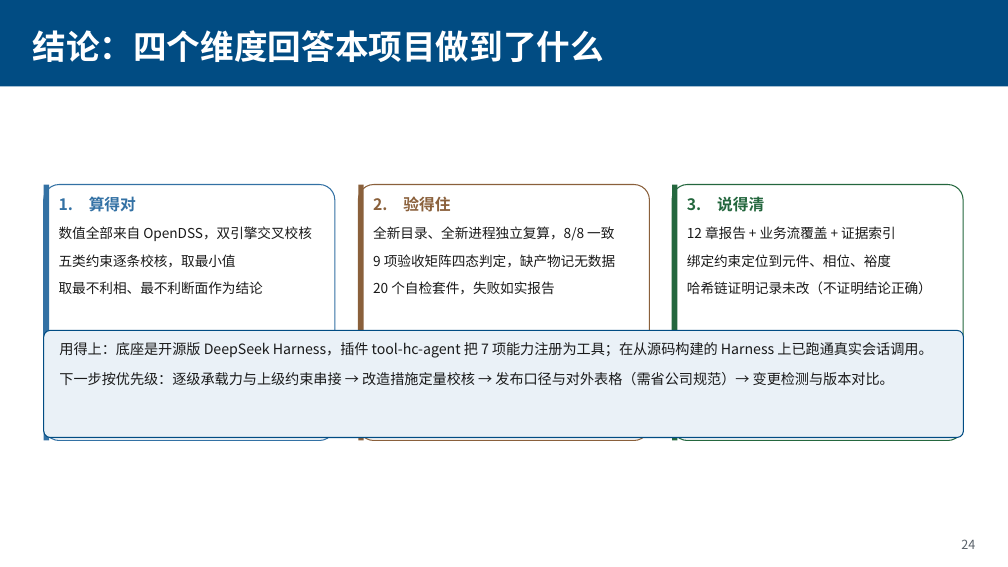
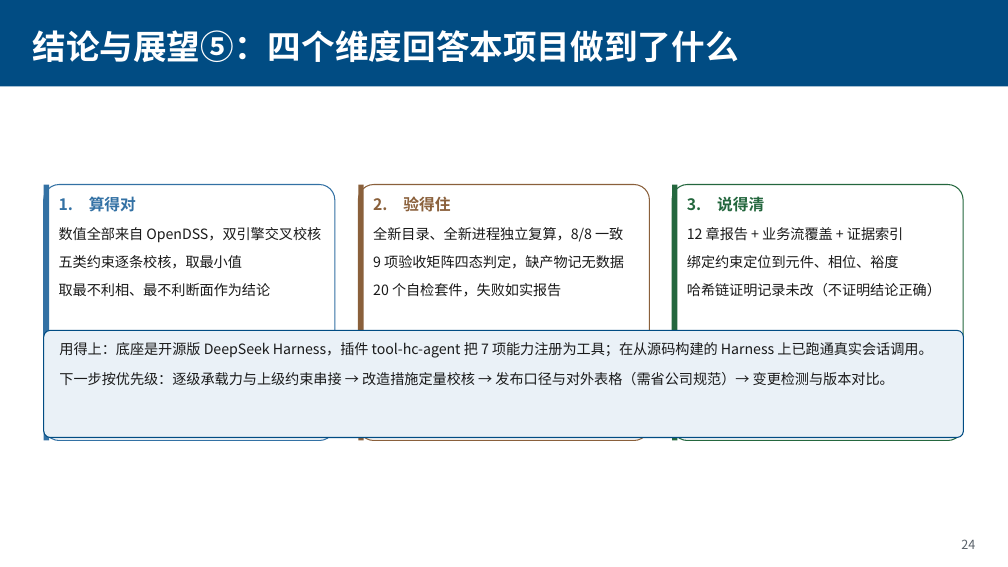
Before and after one commit to Coba1t-4U/hc-capacity-agent, a slide deck: slide 24 of docs/配网承载力智能体.pptx. Drawn at 1008x567 pixels with LibreOffice and Linux fonts; fonts in the diff are those of the drawing. Boxes give left, top, right and bottom in pixels: in the first picture for what was removed or moved away, otherwise in the second. Text is boxed around its words. In the diff, an @@ line names an element or a change of style, - is before the commit and + after.

```diff
--- a/docs/配网承载力智能体.pptx
+++ b/docs/配网承载力智能体.pptx
@@ text at [32,30,738,62]: text changed @@
-结论：四个维度回答本项目做到了什么
+结论与展望⑤：四个维度回答本项目做到了什么
@@ size 13 to 13.5 pt in 3 elements at [59,227,321,296], [373,227,624,297], [687,227,941,297] @@
```
Also in this commit, not shown: 22 other slides changed, 1 other file.
